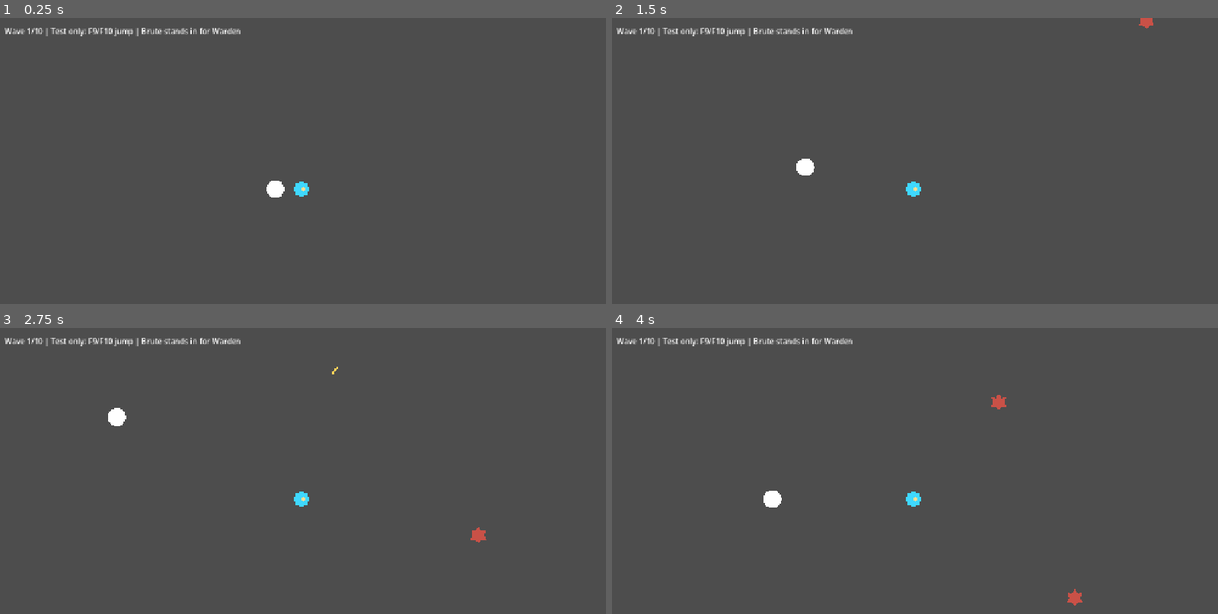
Above: before the commit, frames 1-4 (two rows, left to right).
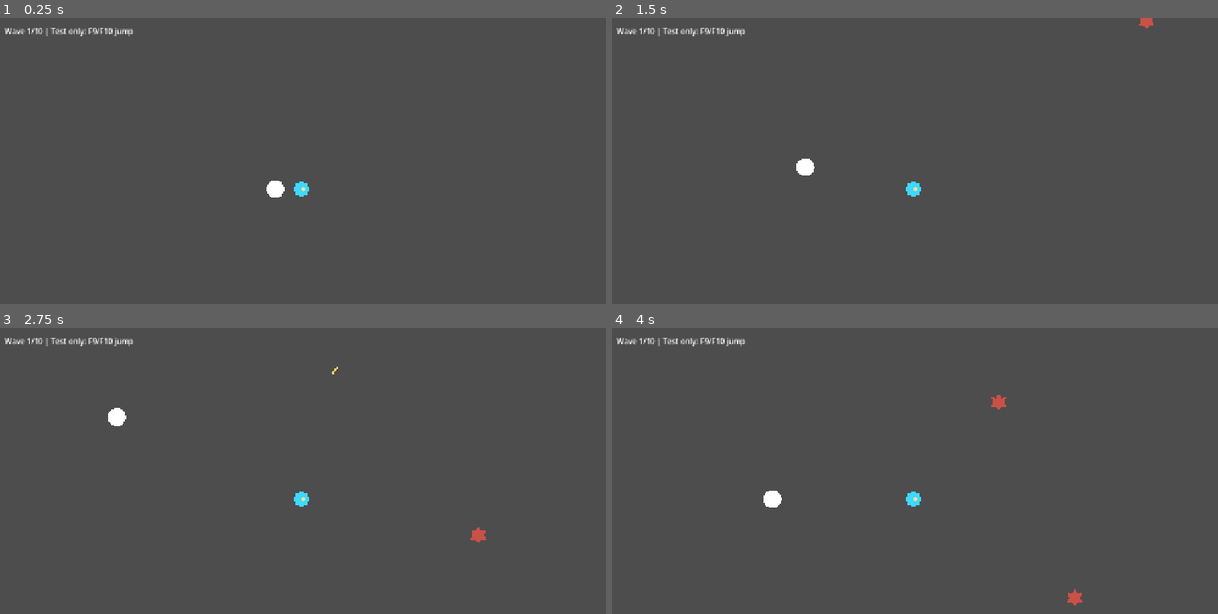
Above: after the commit, the same moments.

Repository: saiiie/The-Last-Lightkeeper
Game: Godot game, scene res://scenes/tests/a_wave_test.tscn
Two runs of this game, one before a commit and one after it. Both use one fixed random seed, a clock stepped at 60 frames per second and the inputs below. This scene is started directly instead of the project's main scene.
Inputs (mouse positions are in pixels of both pictures, inside the frame that each line leads up to):
- Up to frame 1 (0.25 s): no input
- Up to frame 2 (1.5 s): tap Enter at 0.5 s; move the mouse to (1048, 172) at 0.52 s; hold D (move_right) 0.53-1.28 s; tap Q (lantern_pulse) at 0.6 s; move the mouse to (793, 206) at 1.27 s; hold S (move_down) from 1.28 s (still down); click (793, 206) at 1.35 s
- Up to frame 3 (2.75 s): move the mouse to (363, 425) at 2.02 s; release S (move_down) at 2.03 s; hold D (move_right) from 2.03 s (still down); right-click (363, 425) at 2.1 s
- Up to frame 4 (4 s): move the mouse to (884, 568) at 2.77 s; release D (move_right) at 2.78 s; hold W (move_up) 2.78-3.53 s; tap T at 2.85 s; move the mouse to (1096, 551) at 3.52 s; hold A (move_left) from 3.53 s (still down); tap Q (lantern_pulse) at 3.6 s

The runs differ from the first frame. In frame 1, 0.2% of the frame differs, in the area x 22-40%, y 3-7%; in frame 2, 0.2%; in frame 3, 0.2%; in frame 4, 0.2%.

Commit message:
feat(waves): integrate Hush Warden into the final wave

Diff:
--- a/scenes/tests/a_wave_test.gd
+++ b/scenes/tests/a_wave_test.gd
@@ -1,7 +1,6 @@
 extends Node2D
 
 const MockBeacon := preload("res://scenes/tests/a_thornbound_test.gd").MockBeacon
-const BOSS_STAND_IN := preload("res://scenes/enemies/hush_brute.tscn")
 
 @onready var manager = $WaveManager
 var beacon := MockBeacon.new()
@@ -12,17 +11,16 @@
 
 func _ready() -> void:
 	add_child(beacon)
-	manager.boss_scene = BOSS_STAND_IN
 	manager.wave_started.connect(_show_wave)
 	manager.wave_cleared.connect(func(number: int): clears.append(number))
 	manager.all_waves_cleared.connect(func(): finishes += 1)
 	manager.start_run($Player, beacon, self)
-	if "--verify-a8" in OS.get_cmdline_user_args():
+	if "--verify-a8" in OS.get_cmdline_user_args() or "--verify-a10" in OS.get_cmdline_user_args():
 		_verify()
 
 
 func _show_wave(number: int, total: int) -> void:
-	$HUD/Status.text = "Wave %d/%d | Test only: F9/F10 jump | Brute stands in for Warden" % [number, total]
+	$HUD/Status.text = "Wave %d/%d | Test only: F9/F10 jump" % [number, total]
 
 
 func _unhandled_key_input(event: InputEvent) -> void:
@@ -72,15 +70,13 @@
 		manager._physics_process(2.1)
 	manager._physics_process(7.1)
 	_check(manager._wave == 10 and _counts() == [3, 2, 1, 1], "final wave mix")
-	for i in 7:
-		manager._physics_process(2.1)
-	for i in 6:
-		_kill_one()
-	_check(finishes == 0, "last enemy blocks completion")
-	_kill_one()
-	_check(clears == [1, 9, 10] and finishes == 1, "single final clear")
+	_verify_final_wave(false)
+	manager.start_run($Player, beacon, self)
+	manager._begin_wave(10)
+	_verify_final_wave(true)
+	_check(clears == [1, 9, 10, 10] and finishes == 2, "single final clear per run")
 	if failures == 0:
-		print("A8 wave checks passed")
+		print("A8 and A10 wave checks passed")
 	get_tree().quit(0 if failures == 0 else 1)
 
 
@@ -91,6 +87,38 @@
 	return counts
 
 
+func _verify_final_wave(boss_first: bool) -> void:
+	var previous_finishes := finishes
+	var previous_clears := clears.size()
+	for i in 7:
+		manager._physics_process(2.1)
+	var regulars: Array[Node] = []
+	var boss: Node
+	var mix := {}
+	for id in manager._alive:
+		var enemy := instance_from_id(id) as Node
+		var kind := enemy.scene_file_path.get_file().get_basename()
+		mix[kind] = mix.get(kind, 0) + 1
+		if kind == "hush_warden":
+			boss = enemy
+		else:
+			regulars.append(enemy)
+	_check(mix == {"thornbound": 3, "cinder_wisp": 2, "hush_brute": 1, "hush_warden": 1}, "spawned final wave scenes")
+	if boss == null or regulars.is_empty():
+		return
+	var last: Node = regulars.pop_back() if boss_first else boss
+	if boss_first:
+		boss.take_damage(10000)
+	for enemy in regulars:
+		enemy.take_damage(10000)
+	_check(finishes == previous_finishes and clears.size() == previous_clears, "survivor blocks final clear")
+	last.take_damage(10000)
+	last.take_damage(10000)
+	manager._physics_process(60.0)
+	_check(manager._wave == 10 and not manager.is_physics_processing(), "no wave 11")
+	_check(finishes == previous_finishes + 1 and clears.size() == previous_clears + 1, "single completion")
+
+
 func _check(passed: bool, description: String) -> void:
 	if not passed:
 		failures += 1
--- a/scripts/systems/wave_manager.gd
+++ b/scripts/systems/wave_manager.gd
@@ -20,7 +20,7 @@
 const INTERMISSION := 7.0
 
 @export var spawn_markers: Array[Marker2D] = []
-@export var boss_scene: PackedScene
+@export var boss_scene: PackedScene = preload("res://scenes/enemies/hush_warden.tscn")
 
 var _player: Node2D
 var _beacon: Node2D
@@ -63,10 +63,6 @@
 		for count in WAVES[number - 1][kind]:
 			_queue.append(kind)
 	_queue.shuffle()
-	# Keep the reserved Warden slot last until the boss scene lands in A10.
-	if _queue.has(REGULARS.size()):
-		_queue.erase(REGULARS.size())
-		_queue.append(REGULARS.size())
 	wave_started.emit(number, WAVES.size())
 
 
